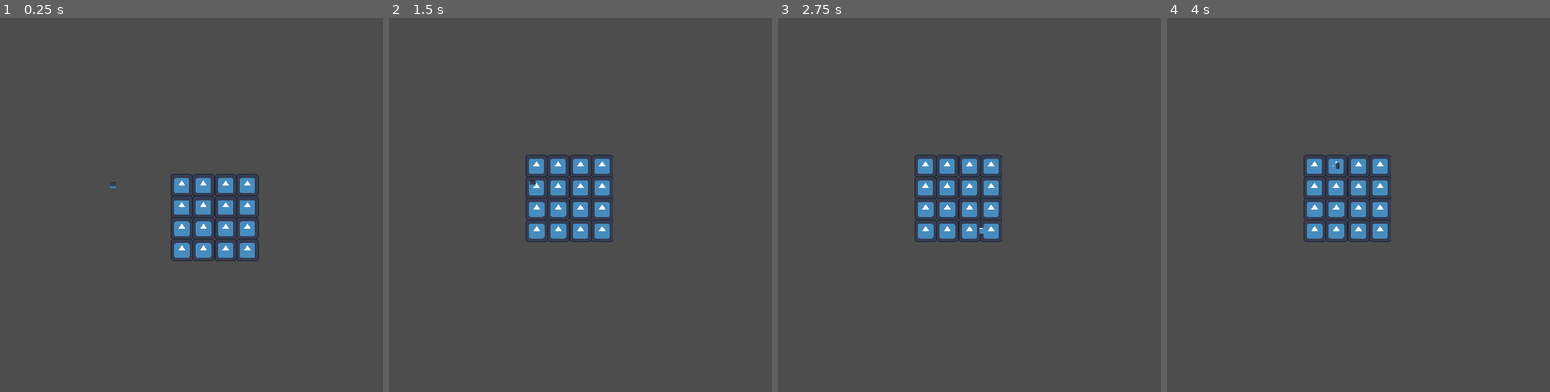
Above: before the commit, frames 1-4 (left to right).
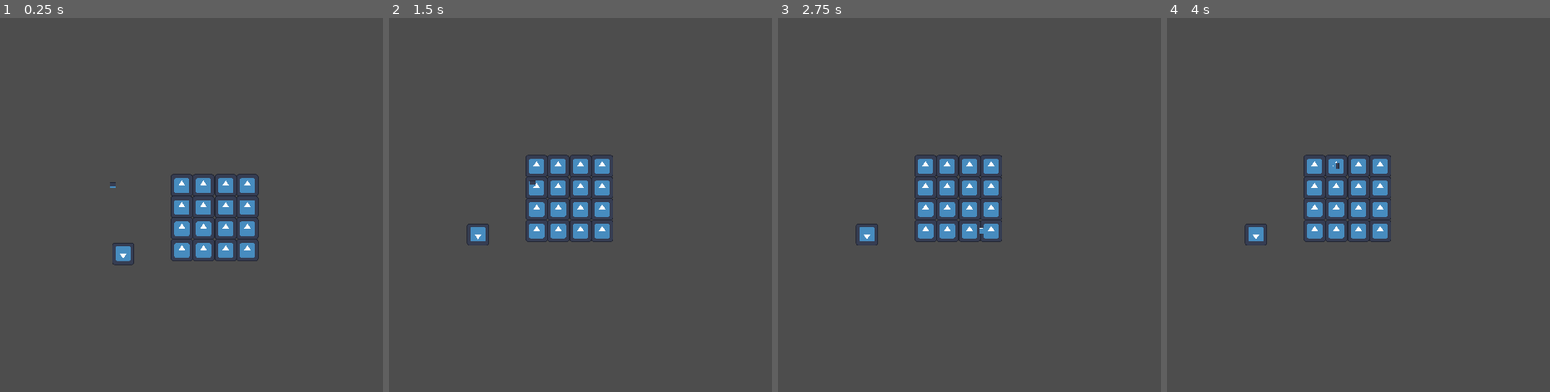
Above: after the commit, the same moments.

Repository: Mr-Wilhelm/MonkeyJam2025-I-Want-To-Live
Game: Godot game, scene res://Scenes/PlayerMovementTestScene.tscn
Two runs of this game, one before a commit and one after it. Both use one fixed random seed, a clock stepped at 60 frames per second and the inputs below. The engine's default icon, where the game draws it, is replaced by a stand-in: a white triangle on a blue panel in a dark square.
Inputs:
- Up to frame 1 (0.25 s): no input
- Up to frame 2 (1.5 s): hold D (MoveRight) 0.53-1.28 s; hold F (Interact, bound only after the commit) 0.53-1.28 s; hold S (MoveDown) from 1.28 s (still down); tap F (Interact, bound only after the commit) at 1.35 s
- Up to frame 3 (2.75 s): tap Enter at 2 s; release S (MoveDown) at 2.03 s; hold D (MoveRight) from 2.03 s (still down); hold F (Interact, bound only after the commit) from 2.03 s (still down)
- Up to frame 4 (4 s): release D (MoveRight) at 2.78 s; release F (Interact, bound only after the commit) at 2.78 s; hold W (MoveUp) 2.78-3.53 s; tap F (Interact, bound only after the commit) at 2.85 s; tap Space at 3.5 s; hold A (MoveLeft) from 3.53 s (still down); hold F (Interact, bound only after the commit) from 3.53 s (still down)

The runs differ from the first frame. In frame 1, 0.2% of the frame differs, in the area x 29-35%, y 60-67%; in frame 2, 0.2%; in frame 3, 0.2%; in frame 4, 0.2%.

Commit message:
most interaction stuff done, fixing issue with overlay canvas

Diff:
--- /dev/null
+++ b/Prefabs/InteractLogic.gd
@@ -0,0 +1,39 @@
+extends Node2D
+
+@onready var interactLable: Label = $Label
+var currentInteractions := []	#list of interactable objects
+var canInteract := true
+
+func _input(event: InputEvent) -> void:
+	if event.is_action_pressed("Interact") and canInteract:
+		if currentInteractions:		#checks if there are interactions around
+			canInteract = false
+			interactLable.hide()
+
+			await currentInteractions[0].interact.call()	#calls the interact function of the object
+
+			canInteract = true
+
+func _process(_delta: float) -> void:
+	if currentInteractions and canInteract:
+		currentInteractions.sort_custom(SortByNearest)	#gets the nearest interactable
+		if currentInteractions[0].canInteract:
+			#interactLable.text = currentInteractions[0].interactName
+			interactLable.show()
+	else:
+		interactLable.hide()
+
+func SortByNearest(area1, area2):
+	var area1Distance = global_position.distance_to(area1.global_position)
+	var area2Distance = global_position.distance_to(area2.global_position)
+
+	return area1Distance < area2Distance
+
+func _on_interact_range_area_entered(area: Area2D) -> void:
+	print("Entered", area)
+	currentInteractions.push_back(area)
+
+
+func _on_interact_range_area_exited(area: Area2D) -> void:
+	print("Exited", area)
+	currentInteractions.erase(area)
--- /dev/null
+++ b/Prefabs/InteractLogic.tscn
@@ -0,0 +1,34 @@
+[gd_scene load_steps=4 format=3 uid="uid://luakvux3ro21"]
+
+[ext_resource type="Script" path="res://Prefabs/InteractLogic.gd" id="1_afngv"]
+
+[sub_resource type="CircleShape2D" id="CircleShape2D_n7p8b"]
+radius = 33.0
+
+[sub_resource type="LabelSettings" id="LabelSettings_deh14"]
+font_size = 28
+outline_size = 2
+outline_color = Color(0, 0, 0, 1)
+
+[node name="InteractingComponent" type="Node2D"]
+script = ExtResource("1_afngv")
+
+[node name="InteractRange" type="Area2D" parent="."]
+collision_layer = 0
+
+[node name="CollisionShape2D" type="CollisionShape2D" parent="InteractRange"]
+shape = SubResource("CircleShape2D_n7p8b")
+
+[node name="Label" type="Label" parent="."]
+z_index = 10
+offset_left = -88.0
+offset_top = -49.0
+offset_right = 82.0
+offset_bottom = -10.0
+text = "F To Interact"
+label_settings = SubResource("LabelSettings_deh14")
+horizontal_alignment = 1
+vertical_alignment = 1
+
+[connection signal="area_entered" from="InteractRange" to="." method="_on_interact_range_area_entered"]
+[connection signal="area_exited" from="InteractRange" to="." method="_on_interact_range_area_exited"]
--- /dev/null
+++ b/Prefabs/Interactable.tscn
@@ -0,0 +1,7 @@
+[gd_scene load_steps=2 format=3 uid="uid://bxkh4atw3fqlm"]
+
+[ext_resource type="Script" path="res://Prefabs/interactable.gd" id="1_jhb2r"]
+
+[node name="Interactable" type="Area2D"]
+collision_mask = 0
+script = ExtResource("1_jhb2r")
--- a/Prefabs/Player.tscn
+++ b/Prefabs/Player.tscn
@@ -1,7 +1,8 @@
-[gd_scene load_steps=37 format=3 uid="uid://bj4fohgs16e3d"]
+[gd_scene load_steps=38 format=3 uid="uid://bj4fohgs16e3d"]
 
 [ext_resource type="Script" path="res://Scripts/PlayerMovement.gd" id="1_8j247"]
 [ext_resource type="Texture2D" uid="uid://cego7vhynmun7" path="res://icon.svg" id="1_tww3r"]
+[ext_resource type="PackedScene" uid="uid://luakvux3ro21" path="res://Prefabs/InteractLogic.tscn" id="3_eyaou"]
 
 [sub_resource type="AtlasTexture" id="AtlasTexture_cc8dg"]
 atlas = ExtResource("1_tww3r")
@@ -256,3 +257,5 @@
 
 [node name="Collider" type="CollisionShape2D" parent="."]
 shape = SubResource("RectangleShape2D_ygr2h")
+
+[node name="InteractingComponent" parent="." instance=ExtResource("3_eyaou")]
--- /dev/null
+++ b/Prefabs/TestInteractable.tscn
@@ -0,0 +1,33 @@
+[gd_scene load_steps=5 format=3 uid="uid://l2juimtakpam"]
+
+[ext_resource type="Texture2D" uid="uid://cego7vhynmun7" path="res://icon.svg" id="1_8eiu0"]
+[ext_resource type="Script" path="res://Prefabs/TestInteractableObject.gd" id="1_bgrsw"]
+[ext_resource type="PackedScene" uid="uid://bxkh4atw3fqlm" path="res://Prefabs/Interactable.tscn" id="2_8a4oj"]
+
+[sub_resource type="RectangleShape2D" id="RectangleShape2D_vyas5"]
+size = Vector2(271, 238)
+
+[node name="TestInteractable" type="Node2D"]
+script = ExtResource("1_bgrsw")
+
+[node name="MinigameOverlay" type="CanvasLayer" parent="."]
+
+[node name="Sprite2D" type="Sprite2D" parent="MinigameOverlay"]
+modulate = Color(0.902874, 0.198059, 0.584507, 0.588235)
+position = Vector2(980, 529.355)
+scale = Vector2(8.4, 8.4)
+texture = ExtResource("1_8eiu0")
+
+[node name="Sprite2D" type="Sprite2D" parent="."]
+z_index = -1
+position = Vector2(1, 1)
+texture = ExtResource("1_8eiu0")
+flip_v = true
+
+[node name="Interactable" parent="." instance=ExtResource("2_8a4oj")]
+interactName = "Test"
+
+[node name="CollisionShape2D" type="CollisionShape2D" parent="Interactable"]
+z_index = -1
+position = Vector2(5.5, -1)
+shape = SubResource("RectangleShape2D_vyas5")
--- /dev/null
+++ b/Prefabs/TestInteractableObject.gd
@@ -0,0 +1,18 @@
+extends Node2D
+
+@onready var interactable: Area2D = $Interactable
+@onready var objectSprite: Sprite2D = $Sprite2D
+@onready var minigameOverlay: CanvasLayer = $MinigameOverlay
+
+func _ready() -> void:
+	interactable.interact = Callable(self, "OnInteract")
+	minigameOverlay.visible = false
+
+
+func OnInteract() -> void:
+	print("Interacted With", name)
+
+	get_tree().paused = true
+
+	minigameOverlay.visible = true
+	minigameOverlay.pause_mode = Node.PROCESS_MODE_PAUSABLE
--- /dev/null
+++ b/Prefabs/interactable.gd
@@ -0,0 +1,7 @@
+extends Area2D
+
+@export var interactName: String = ""
+@export var canInteract: bool = true
+
+var interact: Callable = func():
+	pass
--- a/Scenes/PlayerMovementTestScene.tscn
+++ b/Scenes/PlayerMovementTestScene.tscn
@@ -1,8 +1,9 @@
-[gd_scene load_steps=4 format=3 uid="uid://b6byrx6hy6ifj"]
+[gd_scene load_steps=5 format=3 uid="uid://b6byrx6hy6ifj"]
 
 [ext_resource type="PackedScene" uid="uid://bj4fohgs16e3d" path="res://Prefabs/Player.tscn" id="1_epnhw"]
 [ext_resource type="Texture2D" uid="uid://cego7vhynmun7" path="res://icon.svg" id="2_q4i5e"]
 [ext_resource type="Script" path="res://Scripts/PlayerCamScript.gd" id="3_fdqgq"]
+[ext_resource type="PackedScene" uid="uid://l2juimtakpam" path="res://Prefabs/TestInteractable.tscn" id="4_f0a4x"]
 
 [node name="PlayerMovement" type="Node2D"]
 
@@ -79,3 +80,6 @@
 position_smoothing_enabled = true
 position_smoothing_speed = 6.0
 script = ExtResource("3_fdqgq")
+
+[node name="TestInteractable" parent="." instance=ExtResource("4_f0a4x")]
+position = Vector2(408, 710)
--- /dev/null
+++ b/Scenes/TestMinigameScene.tscn
@@ -0,0 +1,11 @@
+[gd_scene load_steps=2 format=3 uid="uid://bwhxim8ewgxkj"]
+
+[ext_resource type="Texture2D" uid="uid://cego7vhynmun7" path="res://icon.svg" id="1_1st8x"]
+
+[node name="TestMinigameScene" type="Node2D"]
+
+[node name="Sprite2D" type="Sprite2D" parent="."]
+modulate = Color(0, 0.609812, 0.435665, 0.517647)
+position = Vector2(993, 538)
+scale = Vector2(8.4, 8.4)
+texture = ExtResource("1_1st8x")
--- a/project.godot
+++ b/project.godot
@@ -47,6 +47,11 @@
 "events": [Object(InputEventKey,"resource_local_to_scene":false,"resource_name":"","device":0,"window_id":0,"alt_presse …(189 unchanged characters)…
 ]
 }
+Interact={
+"deadzone": 0.5,
+"events": [Object(InputEventKey,"resource_local_to_scene":false,"resource_name":"","device":0,"window_id":0,"alt_pressed":false,"shift_pressed":false,"ctrl_pressed":false,"meta_pressed":false,"pressed":false,"keycode":0,"physical_keycode":70,"key_label":0,"unicode":0,"location":0,"echo":false,"script":null)
+]
+}
 
 [rendering]
 
